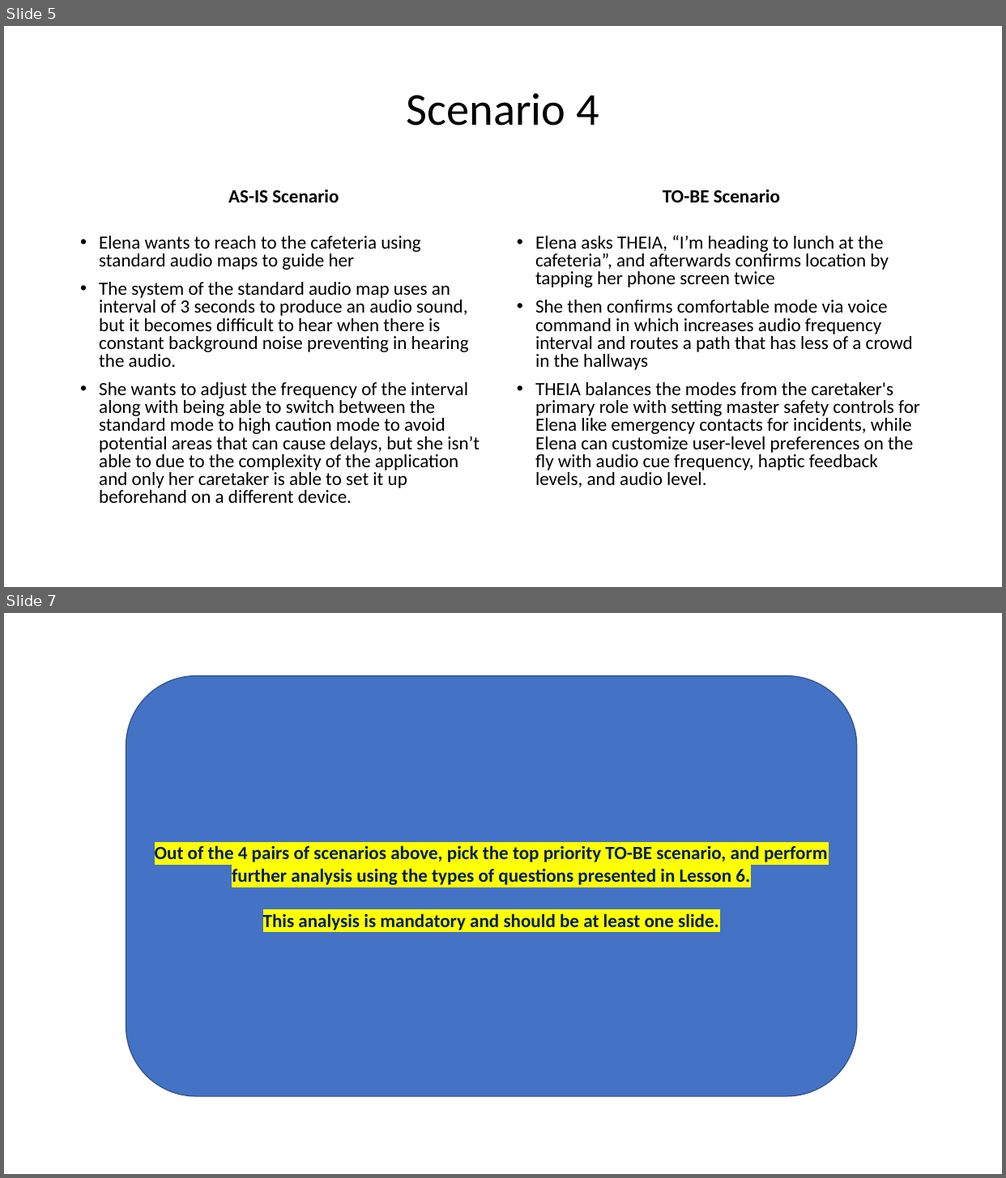
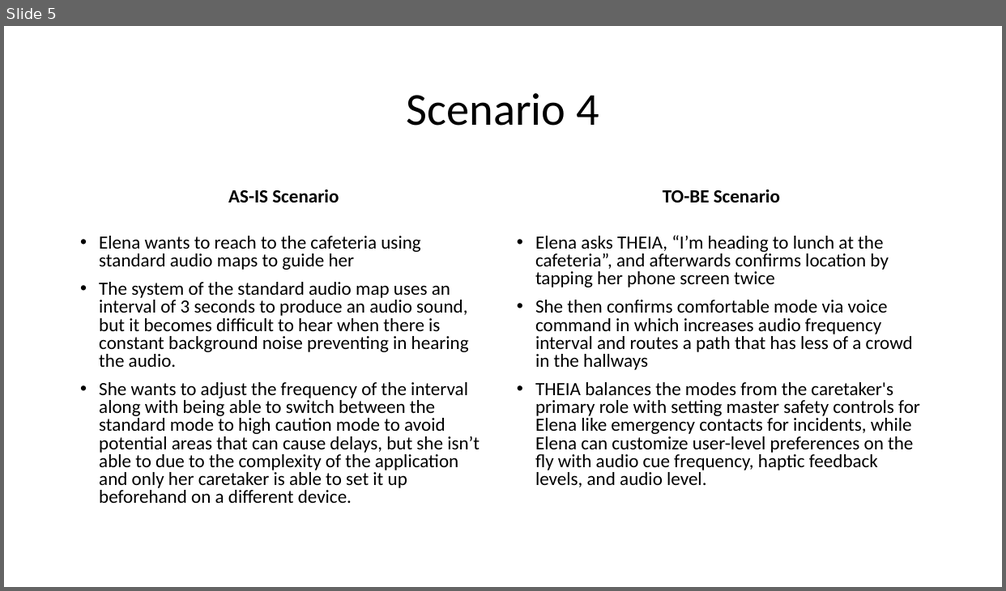
Before and after one commit to nemonto/cpts484-theia-ev, a slide deck: docs/phase1/02-as-is-to-be/Theia-AS-IS_and_TO-BE_v2.0 (1).pptx. Shown one above the other, each under a label of ours: slides 5 and 7 before the commit, slide 5 after it; the slides between them are not shown. The pictures are 1006x1178 and 1006x591 pixels, drawn with LibreOffice and Linux fonts; fonts in the diff are those of the drawing. Boxes give left, top, right and bottom in pixels: in the first picture for what was removed or moved away, otherwise in the second. Text is boxed around its words. In the diff, an @@ line names an element or a change of style, - is before the commit and + after.

```diff
--- a/docs/phase1/02-as-is-to-be/Theia-AS-IS_and_TO-BE_v2.0 (1).pptx
+++ b/docs/phase1/02-as-is-to-be/Theia-AS-IS_and_TO-BE_v2.0 (1).pptx
@@ slide 7 removed at (4,613,1002,1174), background #FFFFFF @@
@@ rounded rectangle removed at (126,676,857,1097) @@
-Out of the 4 pairs of scenarios above, pick the top priority TO-BE scenario, and perform further analysis using the types of questions presented in Lesson 6.
-This analysis is mandatory and should be at least one slide.
```
Also in this commit, not shown: 2 slides added, 2 other slides removed.
